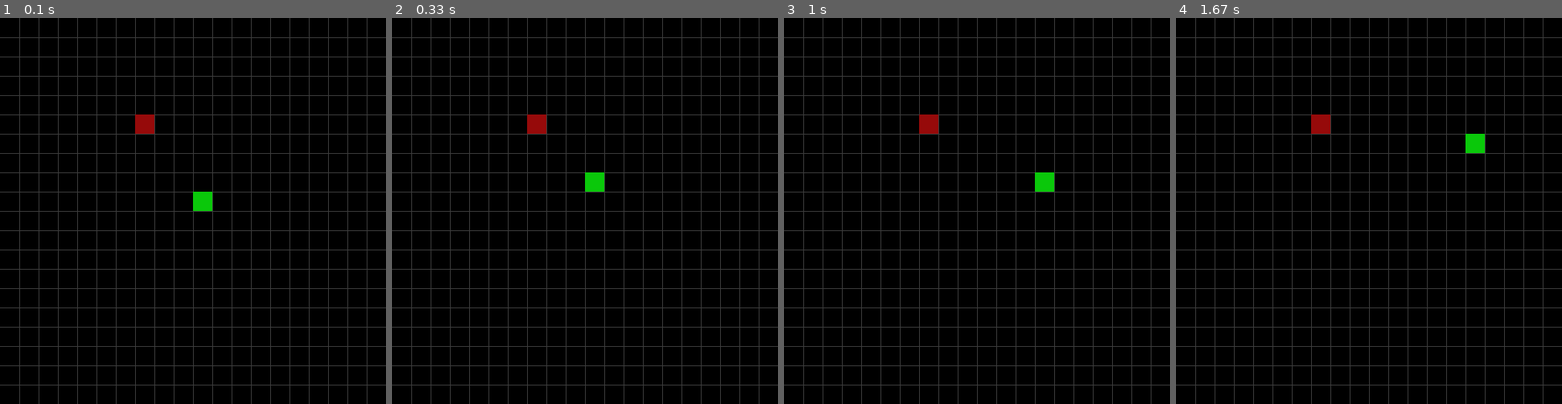
Above: before the commit, frames 1-4 (left to right).
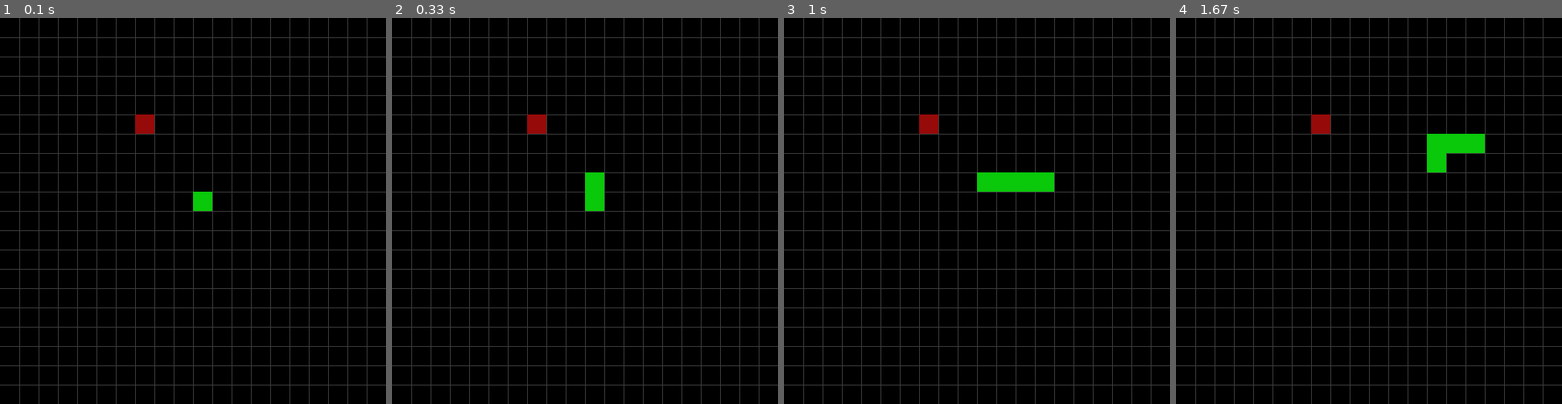
Above: after the commit, the same moments.

Repository: ShavrinAlex/pygame-snake
Game: pygame game, started from main.py
The game is run twice, just before and just after one commit, with the same random seed, the same clock (stepped at 60 frames per second) and the same inputs.
Inputs:
- Up to frame 1 (0.1 s): no input
- Up to frame 2 (0.33 s): no input
- Up to frame 3 (1 s): hold D 0.33-0.8 s; hold W from 0.83 s (still down)
- Up to frame 4 (1.67 s): release W at 1.27 s; hold D from 1.3 s (still down)

Frame 1 is identical in both runs. In frame 2, 0.2% of the frame differs, in the area x 50-55%, y 45-50%; in frame 3, 0.8%, in the area x 50-65%, y 40-45%; in frame 4, 0.8%.

Commit message:
Пофикшен баг с перемеремещением змейки у границ

Diff:
--- a/main.py
+++ b/main.py
@@ -38,11 +38,12 @@
 
 def food_check_collision():
     """Проверка на пересечение координат змейки и еды"""
-    global window_fps
+    global window_fps, snake_len
 
     if snake_pos_x == food_pos_x and snake_pos_y == food_pos_y:
         food_set_pos()
         window_fps += 1
+        snake_len += 1
 
 def food_set_pos():
     """Устанавливаем новые координаты для еды"""
@@ -53,7 +54,17 @@
 
 def snake_draw():
     """Рисуем змейку"""
-    pygame.draw.rect(window, color_snake, (snake_pos_x, snake_pos_y, snake_width, shake_height))
+
+    snake_haed = []
+    snake_haed.append(snake_pos_x)
+    snake_haed.append(snake_pos_y)
+
+    snake_body.append(snake_haed)
+    for block in snake_body:
+        pygame.draw.rect(window, color_snake, (block[0], block[1], snake_width, shake_height))
+
+    if len(snake_body) >= snake_len:
+        snake_body.pop(0)
 
 def snake_move():
     """Отвечает за передвижение змейки"""
@@ -71,14 +82,20 @@
 def snake_check_collision():
     """Проверяем на столкновение змейки с стенкой"""
     global snake_pos_x, snake_pos_y
+
+    print(snake_pos_x, snake_pos_y, window_width, window_height)
     if snake_pos_y < 0:
-        snake_pos_y = window_height
+        snake_pos_y = window_height - window_pixel
+        print('Верхняя стенка', 0)
     elif snake_pos_y > window_height - window_pixel:
-        snake_pos_y = 0 - window_pixel
+        snake_pos_y = 0
+        print('Нижняя стенка', 500)
     if snake_pos_x < 0:
-        snake_pos_x = window_width
+        snake_pos_x = window_width - window_pixel
+        print('Левая стенка', 0)
     elif snake_pos_x > window_width - window_pixel:
-        snake_pos_x = 0 - window_pixel
+        snake_pos_x = 0
+        print('Правая стенка', 500)
 
 pygame.init()
 
@@ -94,8 +111,8 @@
     check_events()
     food_check_collision()
     food_draw()
+    snake_move()
     snake_check_collision()
-    snake_move()
     snake_draw()
     pygame.display.update()
 
--- a/parameters.py
+++ b/parameters.py
@@ -22,6 +22,9 @@
 snake_width = window_pixel
 shake_height = window_pixel
 snake_direction = 'up'
+snake_block = [snake_pos_x, snake_pos_y]
+snake_body = []
+snake_len = 4
 
 # Настройки параметров еды
 food_width = window_pixel
